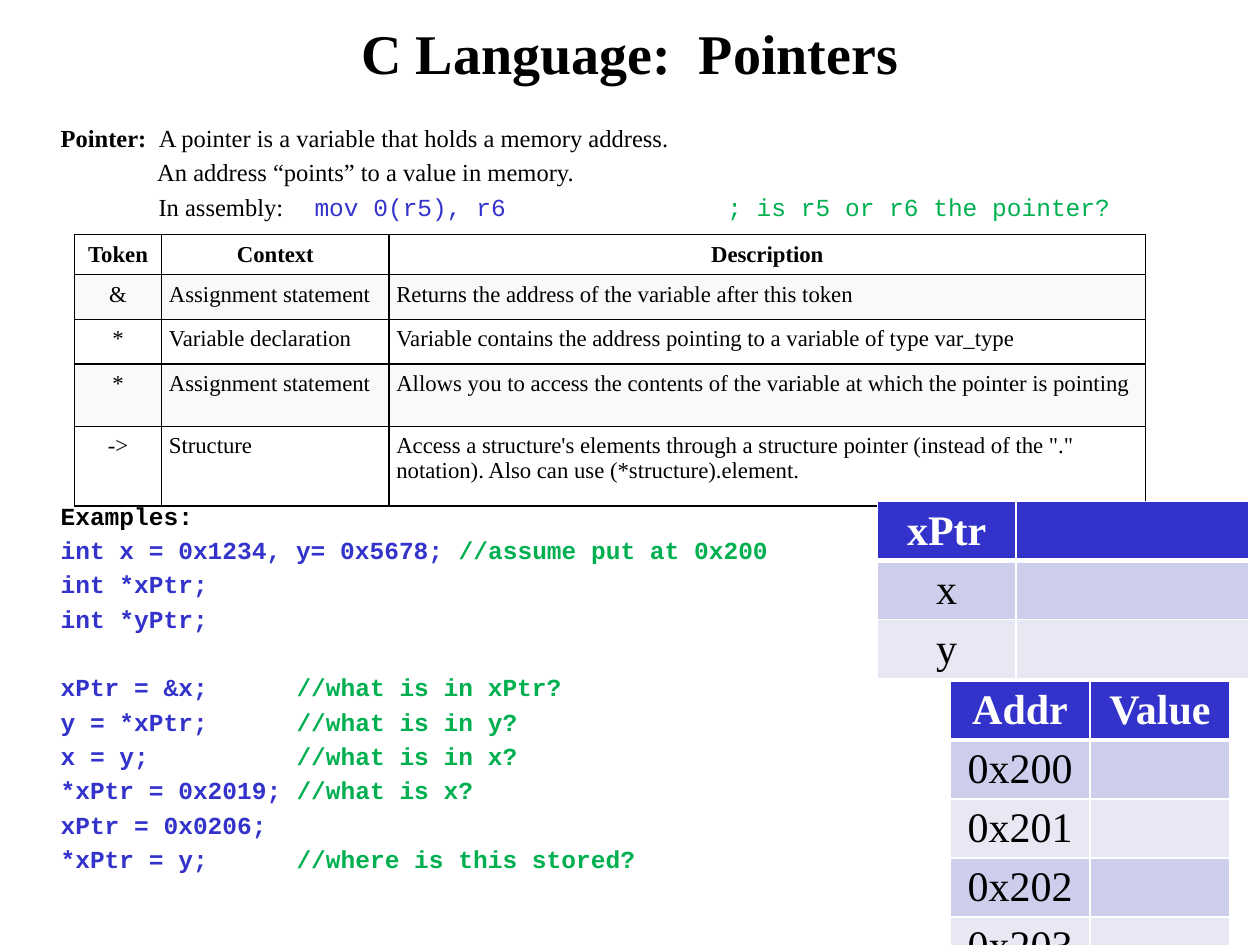
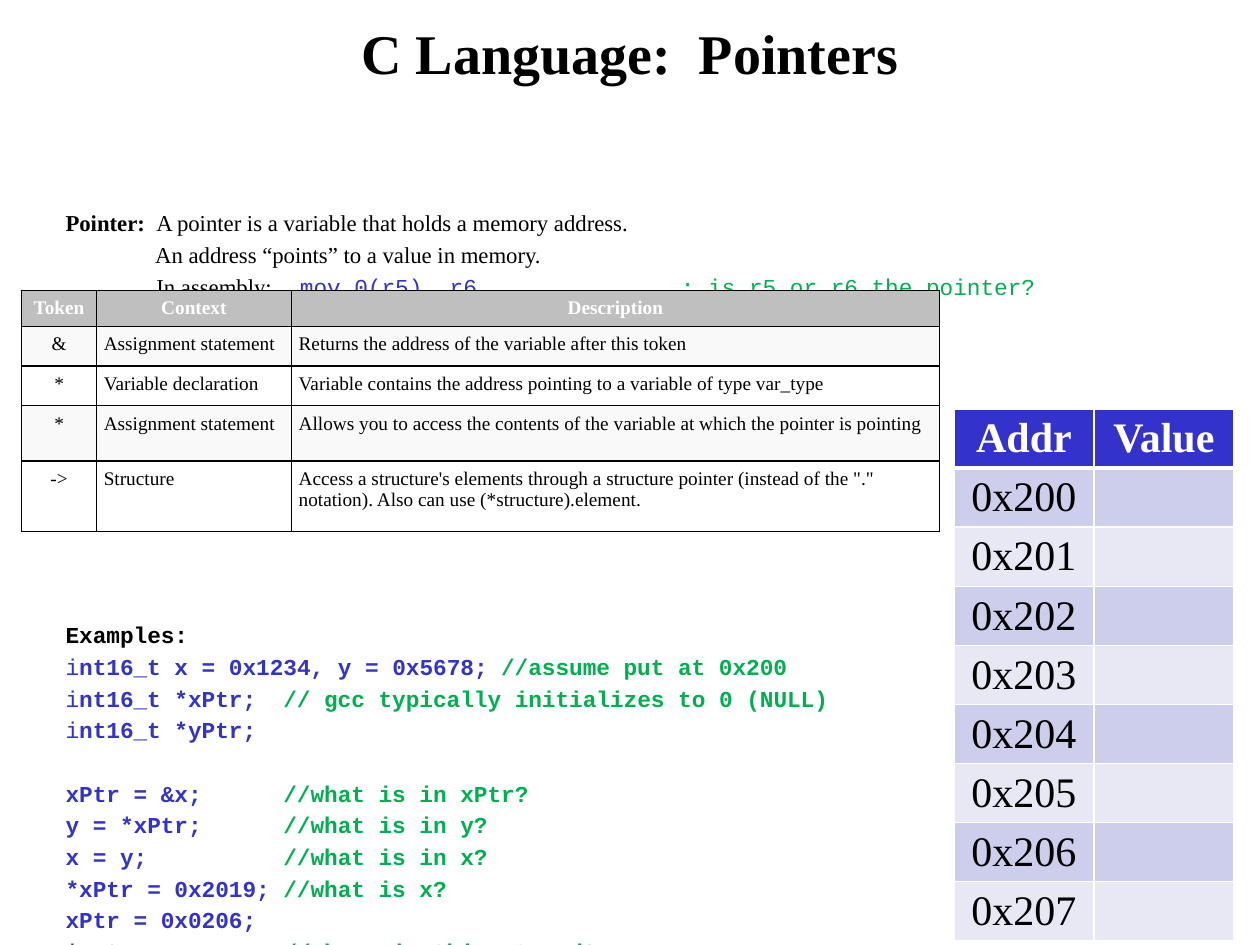
Before and after one commit to MarsUniversity/ECE382, a slide deck: slide 1 of source/lessons/lsn22-23/pointer_handout.pptx. Drawn at 1260x945 pixels with LibreOffice and Linux fonts; fonts in the diff are those of the drawing. Boxes give left, top, right and bottom in pixels: in the first picture for what was removed or moved away, otherwise in the second. Text is boxed around its words. In the diff, an @@ line names an element or a change of style, - is before the commit and + after.

```diff
--- a/source/lessons/lsn22-23/pointer_handout.pptx
+++ b/source/lessons/lsn22-23/pointer_handout.pptx
@@ text "Pointer: A pointer is a ...": place and size @@
-text "Pointer: A pointer is a ..." at <box>61,130,1110,873</box>
+text "Pointer: A pointer is a ..." at <box>66,215,1035,932</box>
@@ text at <box>66,215,1035,932</box>: size 14 to 12.9 pt in "Pointer: A pointer is a variable that ...", "An address “points” to a value in ...", "In assembly: mov 0(r5), r6 ; is ...", "Examples:" and 6 more places @@
@@ table at <box>21,290,939,533</box> @@
@@ fill #FFFFFF to #BFBFBF in row 1 @@
@@ size 13 to 11 pt @@
@@ text colour #000000 to #FFFFFF in "Token", "Context", "Description" @@
@@ less space between paragraphs @@
@@ table: place and size @@
-table at <box>74,234,1145,508</box>
+table at <box>21,290,939,533</box>
@@ table at <box>954,410,1234,930</box> @@
+row 6: 0x204 | 
+row 7: 0x205 | 
+row 8: 0x206 | 
+row 9: 0x207 | 
@@ table: place and size @@
-table at <box>950,680,1230,936</box>
+table at <box>954,410,1234,930</box>
@@ table removed at <box>877,501,1249,676</box>, 3 rows, 2 columns @@
-xPtr | 
-x | 
-y | 
@@ text at <box>66,658,828,743</box>: text changed; size 14 to 12.9 pt; text colour #3333CC to #00B050 @@
-int x = 0x1234, y= 0x5678; //assume put at 0x200
-int *xPtr;
-int *yPtr;
+int16_t x = 0x1234, y = 0x5678; //assume put at 0x200
+int16_t *xPtr; // gcc typically initializes to 0 (NULL)
+int16_t *yPtr;
```
Also in this commit, not shown: 3 other slides changed, 1 other file.
